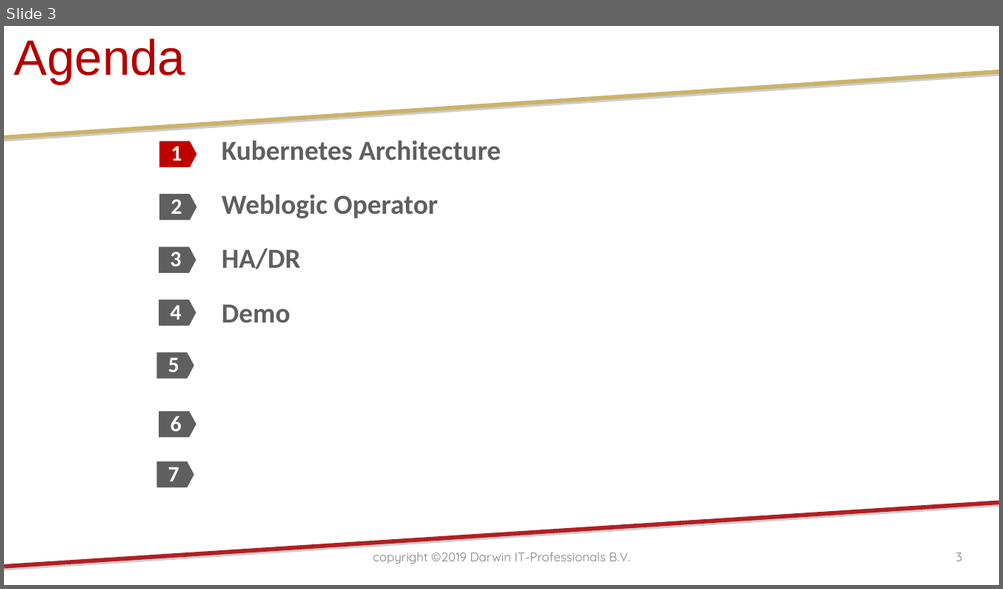
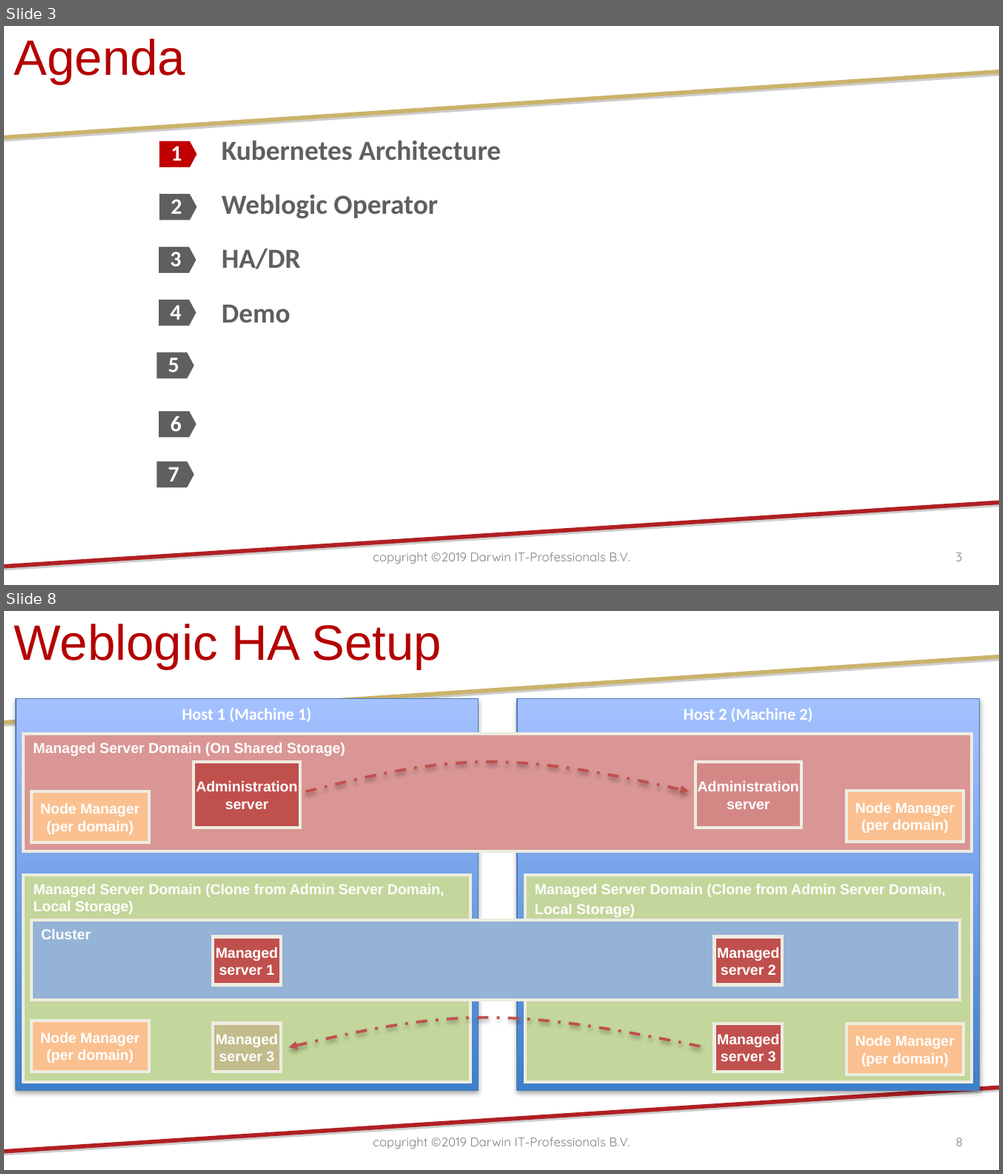
Before and after one commit to darwin-it/weblogic-operator-medrec-admin, a slide deck: doc/ppt/20191003-Kubernetes Managed Weblogic Revival.pptx. Shown one above the other, each under a label of ours: slide 3 before the commit, slides 3 and 8 after it; the slides between them are not shown. The pictures are 1003x589 and 1003x1174 pixels, drawn with LibreOffice and Linux fonts; fonts in the diff are those of the drawing; background and template pictures are left out. Boxes give left, top, right and bottom in pixels: in the first picture for what was removed or moved away, otherwise in the second. Text is boxed around its words. In the diff, an @@ line names an element or a change of style, - is before the commit and + after.

```diff
--- a/doc/ppt/20191003-Kubernetes Managed Weblogic Revival.pptx
+++ b/doc/ppt/20191003-Kubernetes Managed Weblogic Revival.pptx
@@ slide 8 added at [4,611,999,1170], background #FFFFFF; not listed: 2 template elements that a slide beside it also shows @@
@@ title added at [14,624,441,669], 36 pt, text #B40000 @@
+Weblogic HA Setup
@@ rectangle added at [16,698,478,1091], fill gradient #3F80CE to #A4C4FF, outline #4B7EBC 0.75 pt, 12 pt, text #FFFFFF, bold @@
+Host 1 (Machine 1)
@@ rectangle added at [518,698,979,1091], fill gradient #3F80CE to #A4C4FF, outline #4B7EBC 0.75 pt, 12 pt, text #FFFFFF, bold @@
+Host 2 (Machine 2)
@@ rectangle added at [23,733,970,851], fill #D99694, outline #EEECE1 2.25 pt, 10.5 pt, text #FFFFFF, bold @@
+Managed Server Domain (On Shared Storage)
@@ rectangle added at [194,762,301,828], fill #C0504D, outline #EEECE1 2.25 pt, 10.5 pt, text #FFFFFF, bold @@
+Administration
+server
@@ freeform shape added at [305,762,688,792], outline #C0504D 2 pt dashed @@
@@ rectangle added at [695,762,802,828], fill #C0504D at 20% opacity, outline #EEECE1 2.25 pt, 10.5 pt, text #FFFFFF, bold @@
+Administration
+server
@@ rectangle added at [32,792,149,843], fill #FAC090, outline #EEECE1 2.25 pt, 10.5 pt, text #FFFFFF, bold @@
+Node Manager
+(per domain)
@@ rectangle added at [845,791,963,842], fill #FAC090, outline #EEECE1 2.25 pt, 10.5 pt, text #FFFFFF, bold @@
+Node Manager
+(per domain)
@@ rectangle added at [24,876,470,1083], fill #C3D69B, outline #EEECE1 2.25 pt, 10.5 pt, text #FFFFFF, bold @@
+Managed Server Domain (Clone from Admin Server Domain,
+Local Storage)
@@ rectangle added at [525,876,972,1083], fill #C3D69B, outline #EEECE1 2.25 pt, 10.5 pt, text #FFFFFF, bold @@
+Managed Server Domain (Clone from Admin Server Domain,
+Local Storage)
@@ rectangle added at [32,920,960,1000], fill #95B3D7, outline #EEECE1 2.25 pt, 10.5 pt, text #FFFFFF, bold @@
+Cluster
@@ rectangle added at [213,937,281,985], fill #C0504D, outline #EEECE1 2.25 pt, 10.5 pt, text #FFFFFF, bold @@
+Managed
+server 1
@@ rectangle added at [714,937,782,985], fill #C0504D, outline #EEECE1 2.25 pt, 10.5 pt, text #FFFFFF, bold @@
+Managed
+server 2
@@ rectangle added at [32,1021,149,1071], fill #FAC090, outline #EEECE1 2.25 pt, 10.5 pt, text #FFFFFF, bold @@
+Node Manager
+(per domain)
@@ rectangle added at [213,1024,281,1071], fill #C0504D at 20% opacity, outline #EEECE1 2.25 pt, 10.5 pt, text #FFFFFF, bold @@
+Managed
+server 3
@@ freeform shape added at [288,1018,703,1048], outline #C0504D 2 pt dashed @@
@@ rectangle added at [714,1024,782,1071], fill #C0504D, outline #EEECE1 2.25 pt, 10.5 pt, text #FFFFFF, bold @@
+Managed
+server 3
@@ rectangle added at [845,1024,963,1074], fill #FAC090, outline #EEECE1 2.25 pt, 10.5 pt, text #FFFFFF, bold @@
+Node Manager
+(per domain)
@@ text added at [373,1137,629,1150], 9 pt, text #808080 @@
+copyright ©2019 Darwin IT-Professionals B.V.
@@ page number added at [956,1138,963,1147], 9 pt, text #808080 @@
+8
```
Also in this commit, not shown: 4 slides changed, 46 other slides added, 1 other file.
